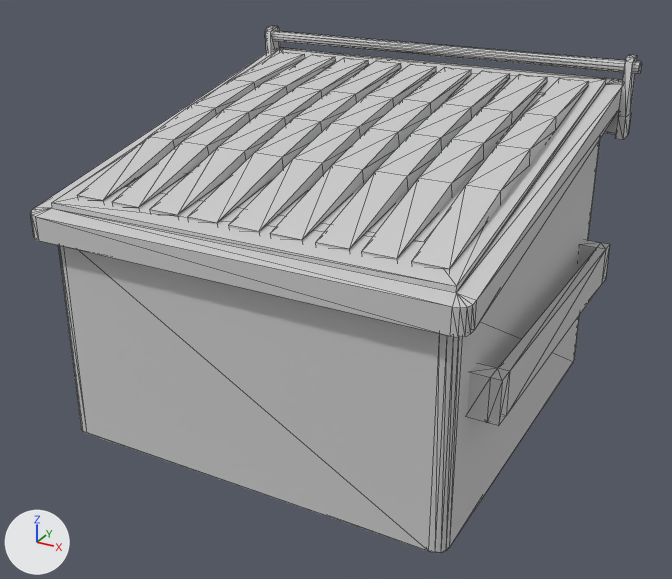
A saved change to the FBX model Assets/Art/Models/Interactables/NonPickables/IngredientBox/garbage_can_001.fbx.
Camera for both pictures: a camera (50 mm lens) standing at (1.047, -1.952, 1.271) and looking at (0.0, -0.049, 0.32). Lighting does not change. The marker at lower left points along +X, +Y and +Z. The older version comes first. Mesh edges are drawn as thin lines. Where no turn or scale is listed for an object, it has been applied to the vertices.
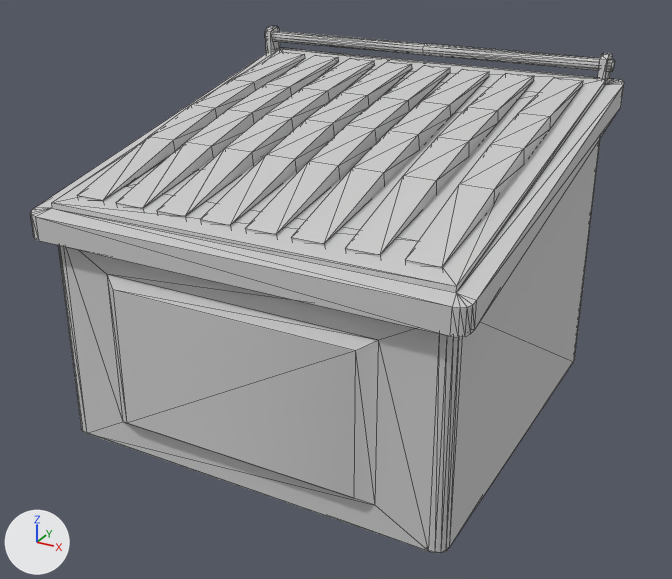
Changed parts and their boxes [x1, y1, x2, y2] in the pictures (672 x 579 px; the box of a moved part takes in the faces that stretch with it):
'Box014', reshaped: before [30, 26, 642, 553]; after [30, 26, 624, 553]
part 1 of me_mesh, moved or reshaped: before [112, 55, 335, 209]; after [116, 55, 339, 210]
part 2 of me_mesh, moved or reshaped: before [150, 58, 369, 217]; after [157, 59, 375, 218]
part 3 of me_mesh, moved or reshaped: before [188, 61, 401, 225]; after [200, 62, 412, 227]
part 4 of me_mesh, moved or reshaped: before [229, 64, 436, 233]; after [245, 66, 450, 236]
part 5 of me_mesh, moved or reshaped: before [270, 68, 471, 242]; after [291, 69, 489, 246]
part 6 of me_mesh, moved or reshaped: before [362, 75, 547, 260]; after [345, 73, 534, 257]
part 7 of me_mesh, moved or reshaped: before [412, 78, 589, 271]; after [405, 78, 583, 269]
part 8 of me_mesh, deleted: before [467, 240, 610, 426]
part 9 of me_mesh, deleted: before [316, 71, 510, 251]
part 10 of me_mesh, moved or reshaped: before [265, 31, 642, 140]; after [265, 31, 615, 82]
part 11 of me_mesh, built on: [63, 247, 439, 551] in both

Diff of the bpy script that builds the scene:
```diff
--- a/Assets/Art/Models/Interactables/NonPickables/IngredientBox/garbage_can_001.fbx.py
+++ b/Assets/Art/Models/Interactables/NonPickables/IngredientBox/garbage_can_001.fbx.py
@@ me_mesh @@
 # used by ob_box014; location = (0.0, 0.0, 0.0)
-me_mesh.from_pydata(...)  # 396 vertices, 664 faces; spans x -0.564..0.569, y -0.536..0.552, z 0.0..0.863
+me_mesh.from_pydata(...)  # 370 vertices, 624 faces; spans x -0.561..0.536, y -0.536..0.552, z 0.0..0.863
+# me_mesh part 1: the loose piece of 20 vertices spanning x -0.349..-0.273, y -0.452..0.444, z 0.601..0.806 is moved by (0.011, 0.0, 0.0)
+# me_mesh part 2: the loose piece of 20 vertices spanning x -0.242..-0.165, y -0.452..0.444, z 0.601..0.806 is moved by (0.019, 0.0, 0.0)
+# me_mesh part 3: the loose piece of 20 vertices spanning x -0.14..-0.063, y -0.452..0.444, z 0.601..0.806 is moved by (0.033, 0.0, 0.0)
+# me_mesh part 4: the loose piece of 20 vertices spanning x -0.034..0.043, y -0.452..0.444, z 0.601..0.806 is moved by (0.041, 0.0, 0.0)
+# me_mesh part 5: the loose piece of 20 vertices spanning x 0.069..0.145, y -0.452..0.444, z 0.601..0.806 is moved by (0.05, 0.0, 0.0)
+# me_mesh part 6: the loose piece of 20 vertices spanning x 0.278..0.355, y -0.452..0.444, z 0.601..0.806 is moved by (-0.036, 0.0, 0.0)
+# me_mesh part 7: the loose piece of 20 vertices spanning x 0.385..0.462, y -0.452..0.444, z 0.601..0.806 is moved by (-0.014, 0.0, 0.0)
+# me_mesh part 8: the loose piece of 24 vertices spanning x 0.496..0.567, y -0.412..0.431, z 0.285..0.386 is deleted
+# me_mesh part 9: the loose piece of 20 vertices spanning x 0.176..0.252, y -0.452..0.444, z 0.601..0.806 is deleted
+# me_mesh part 10
+# 35 vertices are removed from x -0.521..0.569, y 0.49..0.552, z 0.654..0.863
+# 84 faces are deleted
+# 2 vertices move from x -0.004, y 0.541..0.552, z 0.654 to x -0.025, y 0.541..0.552, z 0.654
+# 12 vertices are added at x -0.025..0.491, y 0.49..0.552, z 0.654..0.863
+# 12 new vertices lie (0.525, 0.0, 0.0) away from vertices in x -0.55, y 0.501..0.533, z 0.82..0.852
+# 12 new vertices lie (0.525, 0.0, 0.0) away from vertices in x -0.025, y 0.501..0.533, z 0.82..0.852
+# 9 new vertices lie (0.02, 0.0, 0.0) away from vertices in x 0.471, y 0.49..0.552, z 0.654..0.863
+# 104 new faces join them
+# me_mesh part 11
+# 2 faces are deleted
+# 8 vertices are added at x -0.342..0.342, y -0.525..-0.5, z 0.071..0.458
+# 18 new faces join them
+# other edits to the shape of me_mesh do not show in these pictures
 me_mesh.materials.append(mat_08___default)
```
